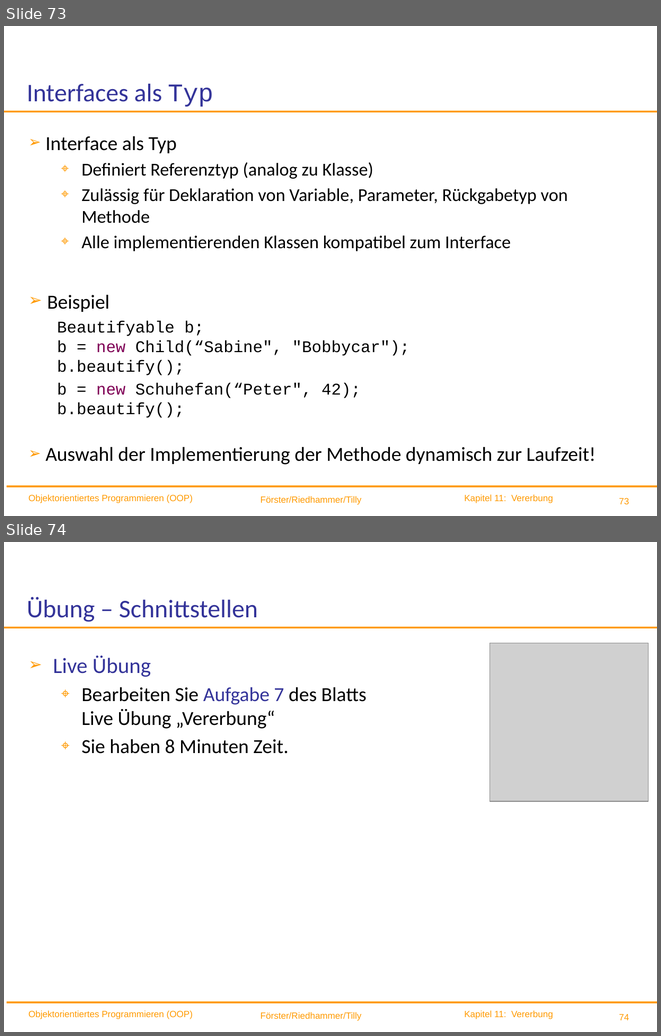
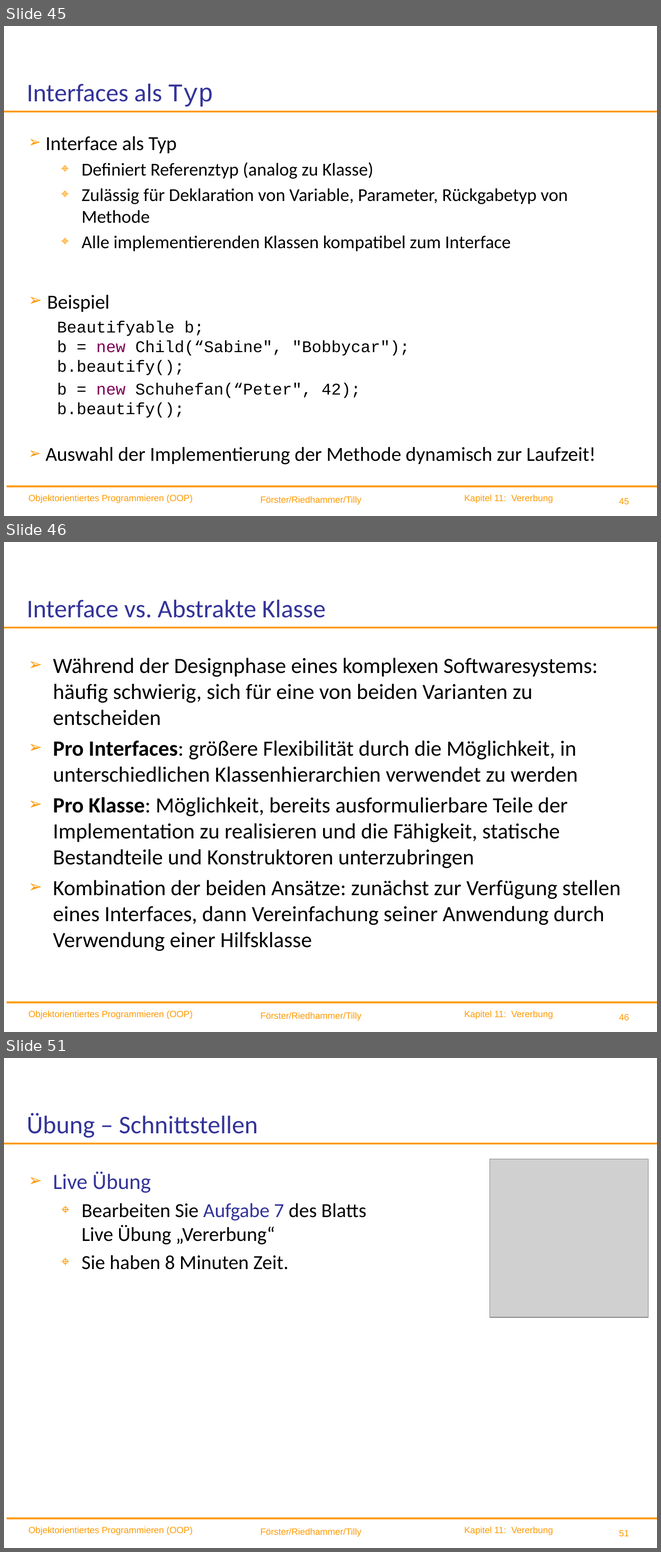
Before and after one commit to ingexue/hsro-wif-oop.github.io, a slide deck: 11-vererbung/vererbung.pptx. Shown one above the other, each under a label of ours: slides 73 and 74 before the commit, slides 45, 46 and 51 after it; the slides between them are not shown. The pictures are 661x1036 and 661x1552 pixels, drawn with LibreOffice and Linux fonts; fonts in the diff are those of the drawing; grey boxes stand for pictures; background and template pictures are left out. Boxes give left, top, right and bottom in pixels: in the first picture for what was removed or moved away, otherwise in the second. Text is boxed around its words. In the diff, an @@ line names an element or a change of style, - is before the commit and + after.

```diff
--- a/11-vererbung/vererbung.pptx
+++ b/11-vererbung/vererbung.pptx
@@ slide 46 added at [4, 542, 657, 1032], background #FFFFFF; not listed: 6 template elements that a slide beside it also shows @@
@@ title added at [27, 599, 326, 618], 28 pt, text #333399 @@
+Interface vs. Abstrakte Klasse
@@ text added at [53, 658, 620, 951], 24 pt, text #000000 @@
+➢ Während der Designphase eines komplexen Softwaresystems: häufig schwierig, sich für eine von beiden Varianten zu entscheiden
+➢ Pro Interfaces: größere Flexibilität durch die Möglichkeit, in unterschiedlichen Klassenhierarchien verwendet zu werden
+➢ Pro Klasse: Möglichkeit, bereits ausformulierbare Teile der Implementation zu realisieren und die Fähigkeit, statische Bestandteile und Konstruktoren unterzubringen
+➢ Kombination der beiden Ansätze: zunächst zur Verfügung stellen eines Interfaces, dann Vereinfachung seiner Anwendung durch Verwendung einer Hilfsklasse
@@ what was slide 73 is now slide 45 @@
@@ page number at [619, 498, 629, 504]: text changed @@
-73
+45
@@ what was slide 74 is now slide 51 @@
@@ page number at [619, 1530, 629, 1536]: text changed @@
-74
+51
```
Also in this commit, not shown: 11 slides changed, 10 other slides added, 34 slides removed, 11 other files.
